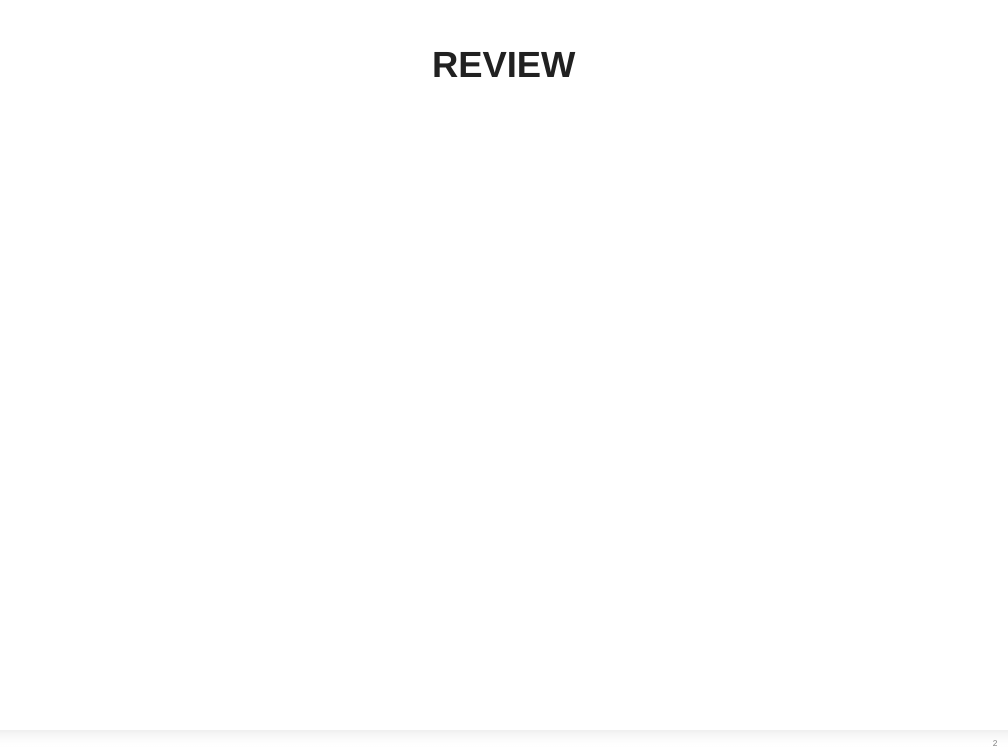
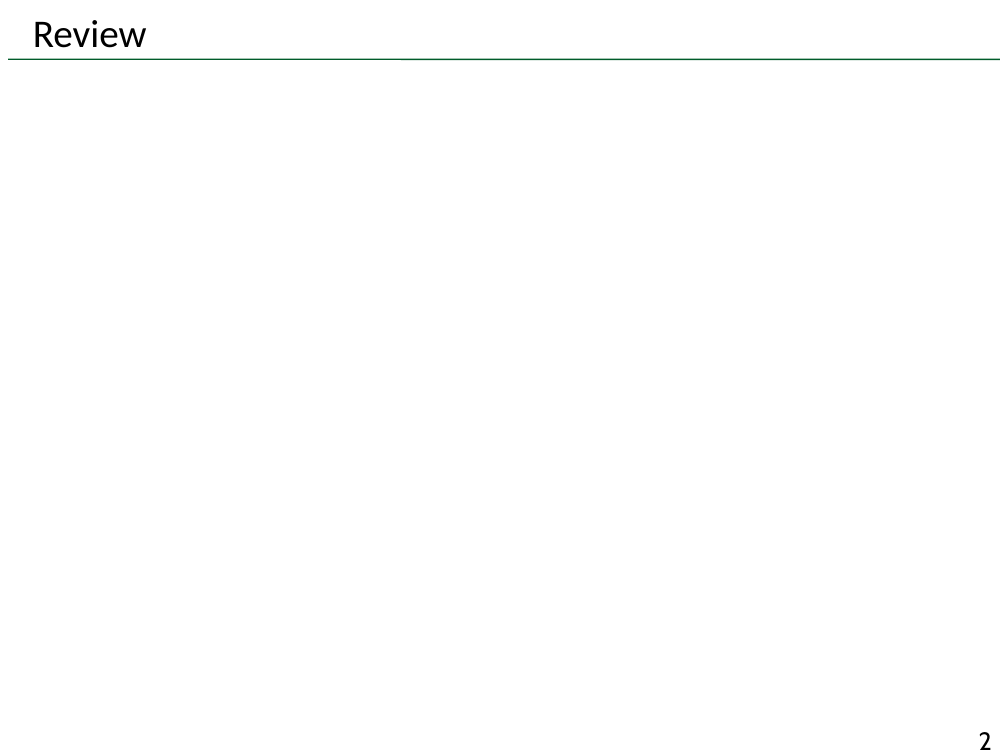
Before and after one commit to benyangyang2/ml_lecture, a slide deck: slide 2 of Lecture 3.pptx. Drawn at 1008x756 pixels with LibreOffice and Linux fonts; fonts in the diff are those of the drawing; background and template pictures are left out. Boxes give left, top, right and bottom in pixels: in the first picture for what was removed or moved away, otherwise in the second. Text is boxed around its words. In the diff, an @@ line names an element or a change of style, - is before the commit and + after.

```diff
--- a/Lecture 3.pptx
+++ b/Lecture 3.pptx
@@ title at <box>33,20,147,48</box>: text changed; size 26 to 28 pt; font Arial to Calibri; text colour #212121 to #000000; bold off @@
-REVIEW
+Review
@@ title "Review" at <box>33,20,147,48</box>: vertical alignment top to bottom @@
@@ line added from (8, 59) to (1000, 59), #005C2A 1 pt @@
@@ rectangle removed at <box>0,731,1008,756</box> @@
@@ page number: place and size @@
-page number at <box>993,740,998,746</box>
+page number at <box>979,732,992,750</box>
@@ page number at <box>979,732,992,750</box>: size 6 to 18 pt, font Arial to Cabin, text colour #808080 to #000000; alignment centre to right; more space between paragraphs @@
```
Also in this commit, not shown: 8 other slides changed, 27 slides added, 1 slide removed, 2 other files.
